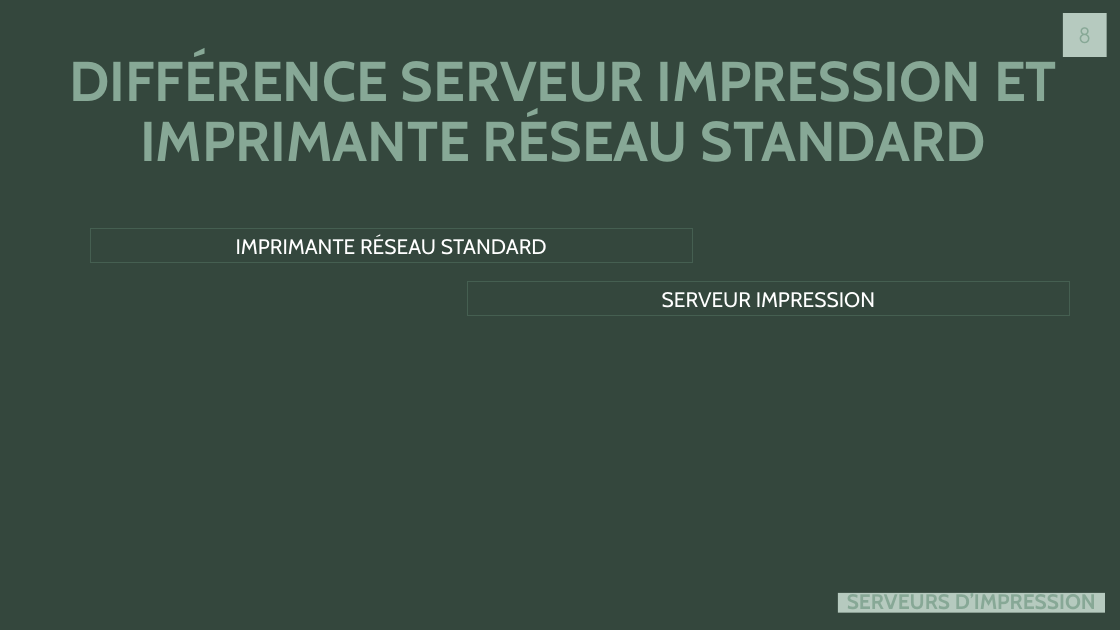
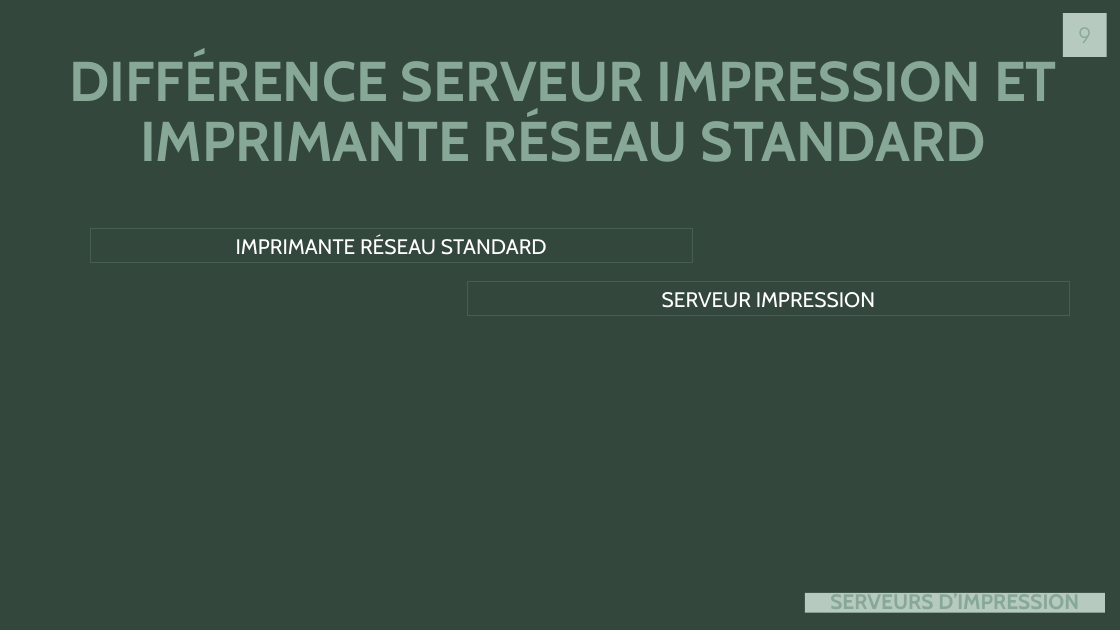
Before and after one commit to J0rg321/Serveur_Fichiers_ICT-123, a slide deck: slide 9 of SERVEUR ET FICHIERS D’IMPRESSION.pptx (slide 8 before the commit). Drawn at 1120x630 pixels with LibreOffice and Linux fonts; fonts in the diff are those of the drawing. Boxes give left, top, right and bottom in pixels: in the first picture for what was removed or moved away, otherwise in the second. Text is boxed around its words. In the diff, an @@ line names an element or a change of style, - is before the commit and + after.

```diff
--- a/SERVEUR ET FICHIERS D’IMPRESSION.pptx
+++ b/SERVEUR ET FICHIERS D’IMPRESSION.pptx
@@ page number at (x1=1079, y1=28, x2=1091, y2=43): text changed @@
-8
+9
@@ title "SERVEURS D’IMPRESSION" resized from (x1=838, y1=593, x2=1105, y2=613) to (x1=805, y1=593, x2=1105, y2=613) @@
```
Also in this commit, not shown: 4 other slides changed, 1 slide added, 1 other file.
